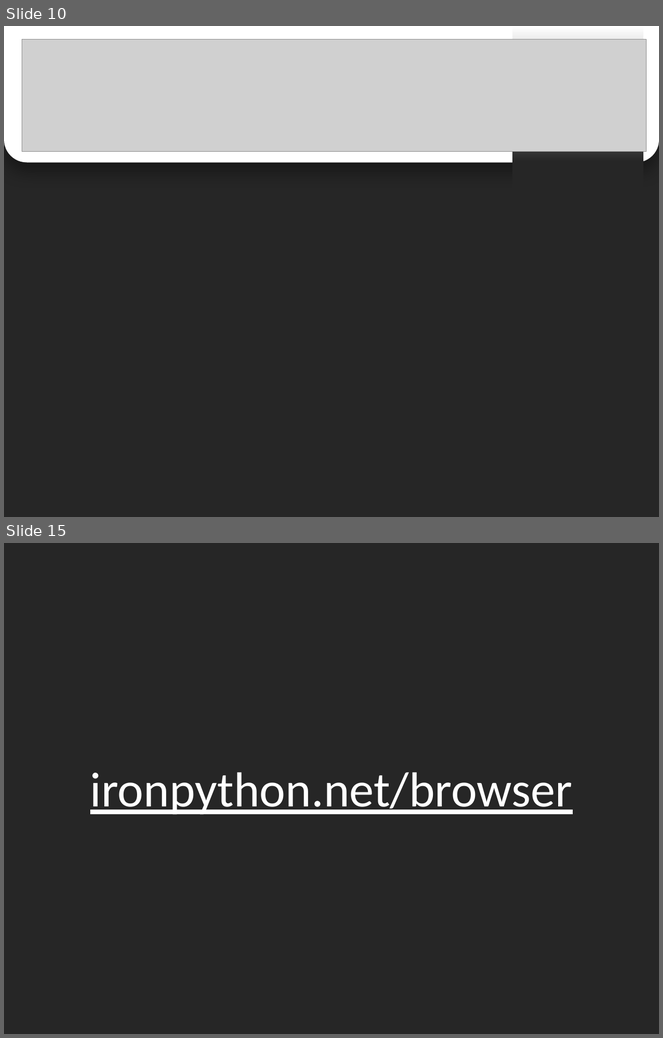
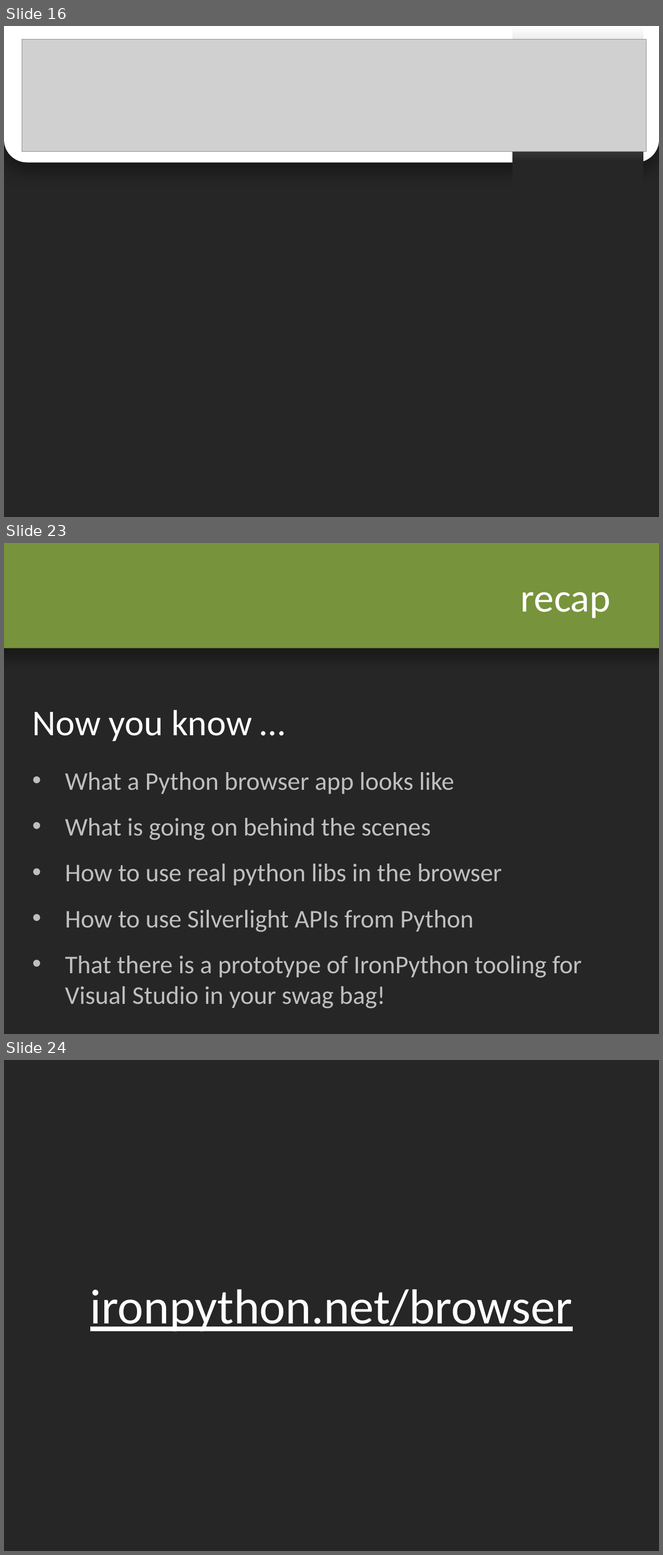
Before and after one commit to jschementi/pycon2010, a slide deck: slides/jimmysch-python-in-the-browser.pptx. Shown one above the other, each under a label of ours: slides 10 and 15 before the commit, slides 16, 23 and 24 after it; the slides between them are not shown. The pictures are 663x1038 and 663x1555 pixels, drawn with LibreOffice and Linux fonts; fonts in the diff are those of the drawing; grey boxes stand for pictures. Boxes give left, top, right and bottom in pixels: in the first picture for what was removed or moved away, otherwise in the second. Text is boxed around its words. In the diff, an @@ line names an element or a change of style, - is before the commit and + after.

```diff
--- a/slides/jimmysch-python-in-the-browser.pptx
+++ b/slides/jimmysch-python-in-the-browser.pptx
@@ slide 23 added at <box>4,543,659,1034</box>, background #262626 @@
@@ title added at <box>4,543,659,649</box>, fill #77933C, 44 pt, text #FFFFFF @@
+recap _
@@ text added at <box>32,710,582,1009</box>, 28 pt, text #BFBFBF @@
+Now you know …
+• What a Python browser app looks like
+• What is going on behind the scenes
+• How to use real python libs in the browser
+• How to use Silverlight APIs from Python
+• That there is a prototype of IronPython tooling for Visual Studio in your swag bag!
@@ what was slide 10 is now slide 16 @@
@@ what was slide 15 is now slide 24 @@
```
Also in this commit, not shown: 5 slides changed, 12 other slides added, 1 slide removed, 26 other files.
